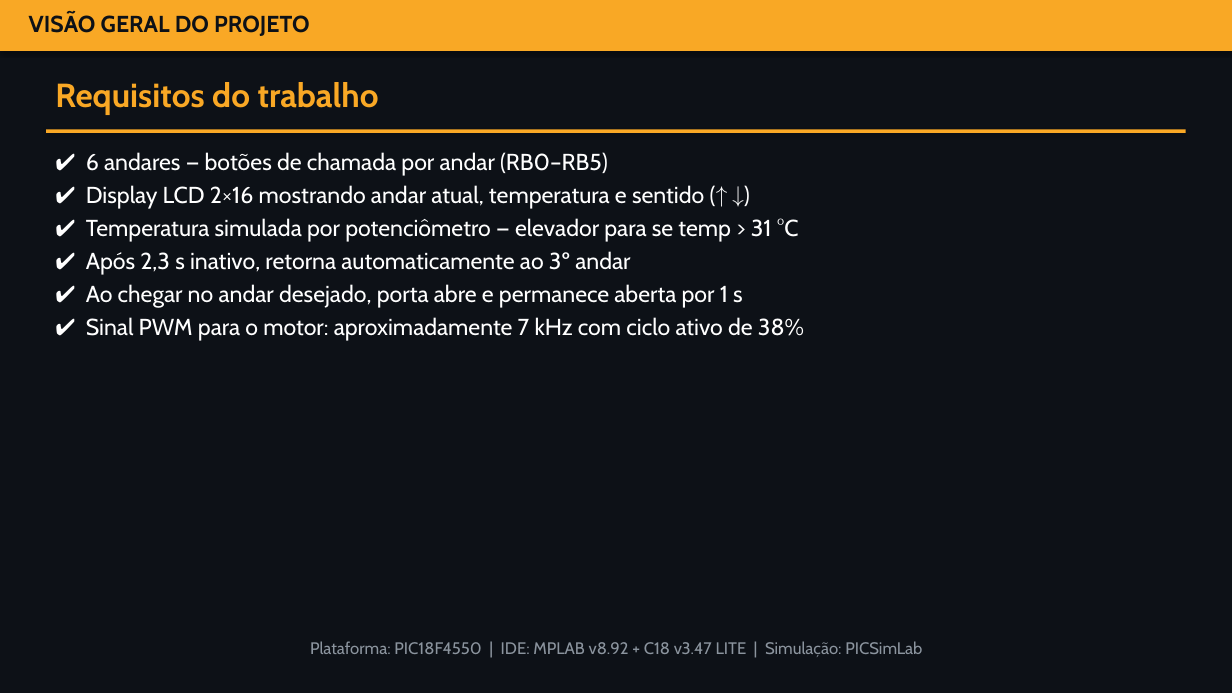
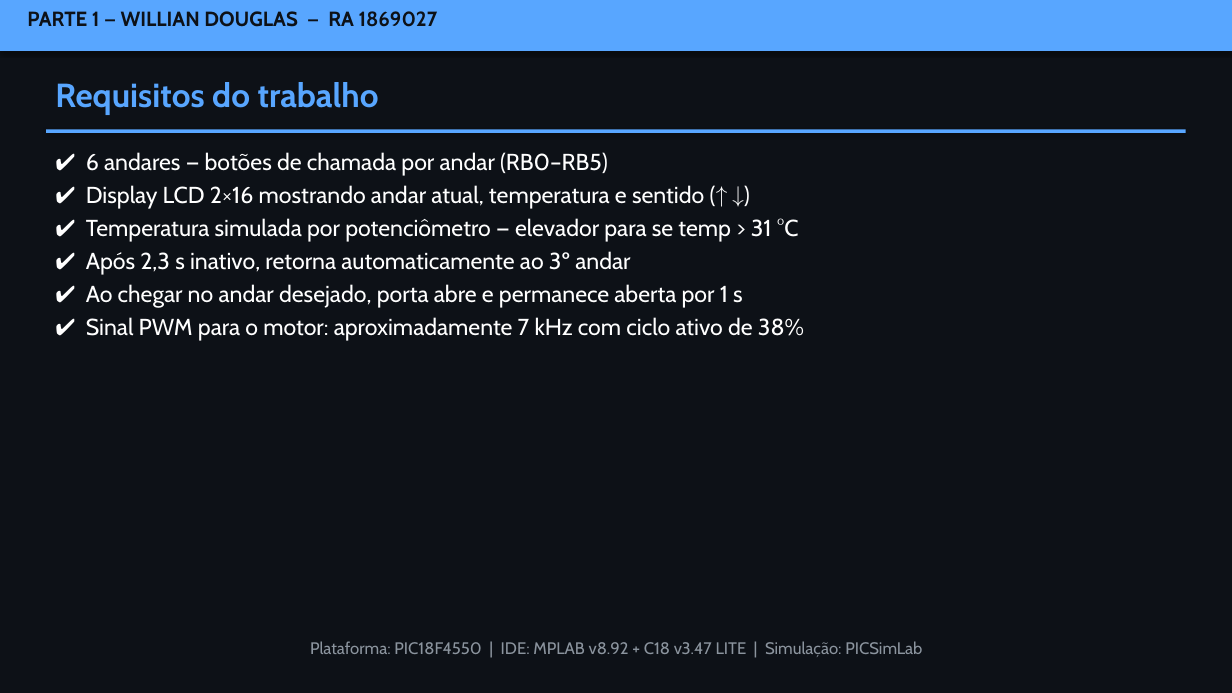
Before and after one commit to Eng-Willian-DS/elevador-pic18, a slide deck: slide 2 of Central_Elevador.pptx. Drawn at 1232x693 pixels with LibreOffice and Linux fonts; fonts in the diff are those of the drawing. Boxes give left, top, right and bottom in pixels: in the first picture for what was removed or moved away, otherwise in the second. Text is boxed around its words. In the diff, an @@ line names an element or a change of style, - is before the commit and + after.

```diff
--- a/Central_Elevador.pptx
+++ b/Central_Elevador.pptx
@@ rectangle at (x1=0, y1=0, x2=1232, y2=51): fill #F9A825 to #58A6FF @@
@@ text at (x1=27, y1=11, x2=438, y2=27): text changed; size 18 to 16 pt @@
-VISÃO GERAL DO PROJETO
+PARTE 1 — WILLIAN DOUGLAS — RA 1869027
@@ text "Requisitos do trabalho" at (x1=55, y1=82, x2=379, y2=115): text colour #F9A825 to #58A6FF @@
@@ rectangle at (x1=46, y1=129, x2=1186, y2=133): fill #F9A825 to #58A6FF @@
```
Also in this commit, not shown: 1 other slide changed.
